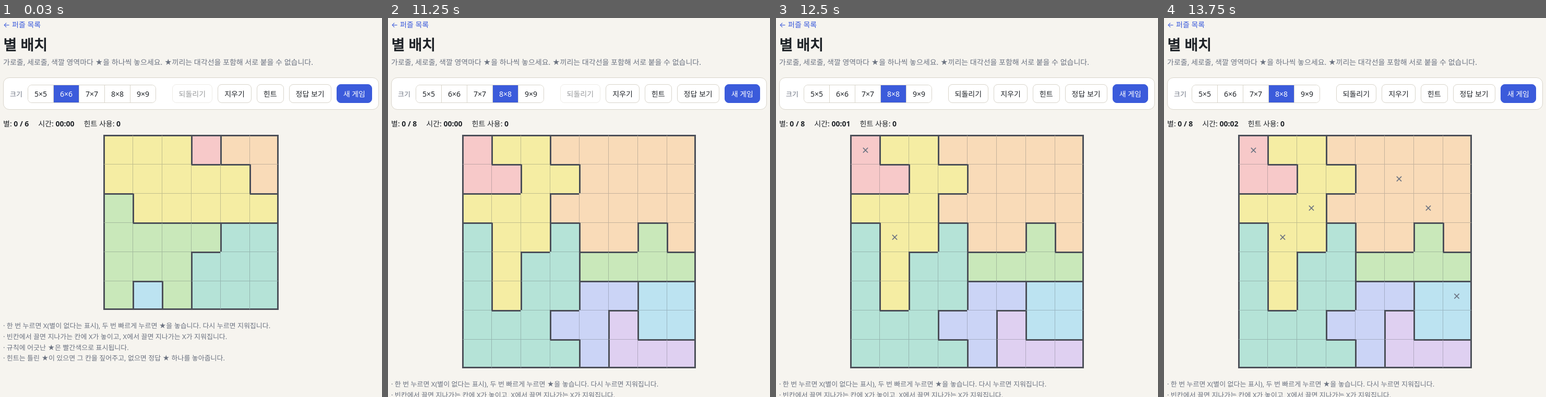
Above: before the commit, frames 1-4 (left to right).
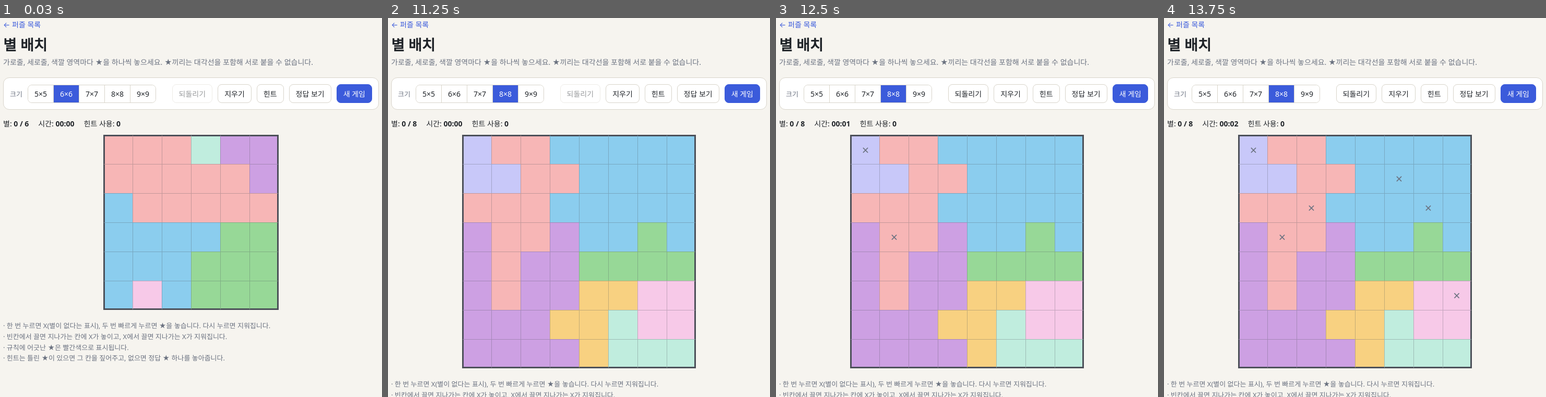
Above: after the commit, the same moments.

Repository: dndnpdpr-stack/puzzle-box
Game: browser game, page star-battle/index.html
Same seed, same stepped clock (60 frames per second), same inputs: the game is played once before the commit and once after it.
Inputs (mouse positions are in pixels of both pictures, inside the frame that each line leads up to):
- Up to frame 1 (0.03 s): no input
- Up to frame 2 (11.25 s): click (579, 222) at 0.27 s; click (579, 237) at 1.07 s; click "힌트" at 1.17 s; click (621, 150) at 1.67 s; click (502, 203) at 2.07 s; click "5×5" at 2.17 s; click (636, 237) at 2.67 s; press the mouse at (655, 184) at 3.07 s; click (579, 150) at 3.17 s; release the mouse at (579, 177) at 3.2 s; click (548, 264) at 3.67 s; click (636, 237) at 4.07 s; click (548, 150) at 4.17 s; click "정답 보기" at 4.67 s; click (483, 245) at 5.07 s; click (579, 207) at 5.17 s; click (521, 177) at 5.67 s; press the mouse at (579, 177) at 6.07 s; click "★" at 6.17 s; release the mouse at (540, 260) at 6.2 s; click (636, 207) at 6.67 s; click (693, 215) at 7.07 s; click "★" at 7.17 s; click (609, 237) at 7.67 s; click (464, 207) at 8.07 s; click (521, 264) at 8.17 s; click (579, 237) at 8.67 s; press the mouse at (540, 260) at 9.07 s; click (548, 207) at 9.17 s; release the mouse at (502, 192) at 9.2 s; click "★" at 9.67 s; click "새 게임" at 10.02 s; click (617, 158) at 10.07 s; click (609, 177) at 10.17 s; click (521, 237) at 10.67 s; click (579, 222) at 11.07 s; click "8×8" at 11.17 s
- Up to frame 3 (12.5 s): click (863, 150) at 11.67 s; press the mouse at (890, 226) at 12.07 s; click (1009, 264) at 12.17 s; release the mouse at (871, 309) at 12.2 s
- Up to frame 4 (13.75 s): click (1458, 294) at 12.67 s; click (1431, 215) at 13.07 s; click (1312, 207) at 13.17 s; click (1397, 177) at 13.67 s

The runs differ from the first frame. In frame 1, 20% of the frame differs, in the area x 27-73%, y 30-77%; in frame 2, 37%, in the area x 19-81%, y 30-93%; in frame 3, 37%; in frame 4, 37%.

Commit message:
별 배치: 영역 경계선을 없애고 바깥 테두리만 굵게, 붙은 영역에는 색상환에서 먼 색 배정
Co-Authored-By: Claude Opus 5.5 <noreply@anthropic.com>

Diff:
--- a/star-battle/index.html
+++ b/star-battle/index.html
@@ -7,16 +7,17 @@
 <link rel="stylesheet" href="../common.css">
 <style>
   :root {
-    --r0: hsl(0 75% 88%);   --r1: hsl(32 85% 85%);  --r2: hsl(54 80% 80%);
-    --r3: hsl(100 50% 82%); --r4: hsl(165 45% 80%); --r5: hsl(195 65% 84%);
-    --r6: hsl(228 70% 88%); --r7: hsl(268 55% 88%); --r8: hsl(318 55% 88%);
+    /* 영역 색 9개: 색상환을 40°씩 나눈 파스텔(번호 순서 = 색상 순서). 이웃 번호끼리 밝기도 번갈아 달리 해 구분을 돕는다 */
+    --c0: hsl(0 80% 84%);   --c1: hsl(40 90% 74%);  --c2: hsl(80 60% 84%);
+    --c3: hsl(120 45% 72%); --c4: hsl(160 55% 84%); --c5: hsl(200 75% 74%);
+    --c6: hsl(240 80% 88%); --c7: hsl(280 55% 76%); --c8: hsl(320 75% 88%);
     --wall: #4b4f58;
   }
   @media (prefers-color-scheme: dark) {
     :root {
-      --r0: hsl(0 35% 30%);   --r1: hsl(30 40% 28%);  --r2: hsl(54 35% 26%);
-      --r3: hsl(100 25% 26%); --r4: hsl(165 30% 24%); --r5: hsl(195 40% 27%);
-      --r6: hsl(228 35% 32%); --r7: hsl(268 30% 32%); --r8: hsl(318 30% 30%);
+      --c0: hsl(0 45% 32%);   --c1: hsl(40 50% 24%);  --c2: hsl(80 35% 30%);
+      --c3: hsl(120 30% 22%); --c4: hsl(160 40% 29%); --c5: hsl(200 50% 24%);
+      --c6: hsl(240 40% 38%); --c7: hsl(280 32% 27%); --c8: hsl(320 40% 34%);
       --wall: #c9ced6;
     }
   }
@@ -111,8 +112,36 @@
   board.style.setProperty('--cs', cs + 'px');
 }
 
+// 서로 붙은 영역에는 색상환에서 멀리 떨어진 색을 준다(경계선 없이 색만으로 구분되도록).
+// 붙은 영역 쌍의 색 거리(색상환 단계, 최대 4)의 최솟값이 가장 크게 되는 배정을 백트래킹으로 찾는다. 색 시도 순서는 무작위.
+const COLORS = 9;
+let regionColor = [];
+function assignColors() {
+  const nb = Array.from({ length: n }, () => new Set());
+  for (let r = 0; r < n; r++)
+    for (let c = 0; c < n; c++)
+      for (const [a, b] of [[r + 1, c], [r, c + 1]])
+        if (a < n && b < n && regions[a][b] !== regions[r][c]) { nb[regions[r][c]].add(regions[a][b]); nb[regions[a][b]].add(regions[r][c]); }
+  const dist = (i, j) => { const d = Math.abs(i - j); return Math.min(d, COLORS - d); };
+  const order = [...Array(COLORS).keys()].sort(() => Math.random() - 0.5);
+  const col = Array(n).fill(-1), used = Array(COLORS).fill(false);
+  function fill(i, gap) {
+    if (i === n) return true;
+    for (const k of order) {
+      if (used[k] || [...nb[i]].some((j) => col[j] >= 0 && dist(k, col[j]) < gap)) continue;
+      used[k] = true; col[i] = k;
+      if (fill(i + 1, gap)) return true;
+      used[k] = false; col[i] = -1;
+    }
+    return false;
+  }
+  for (let gap = 4; gap >= 1; gap--) if (fill(0, gap)) break;
+  regionColor = col;
+}
+
 function build() {
   const board = $('board');
+  assignColors();
   sizeBoard();
   board.style.setProperty('--n', n);
   board.innerHTML = '';
@@ -123,10 +152,10 @@
     for (let c = 0; c < n; c++) {
       const b = document.createElement('button');
       b.className = 'cell';
-      b.style.background = `var(--r${regions[r][c]})`;
-      // 칸마다 위·왼쪽 선만 그린다(영역이 바뀌면 굵게). 바깥 테두리는 아래·오른쪽도.
-      b.style.borderTop = r === 0 || regions[r - 1][c] !== regions[r][c] ? wall : thin;
-      b.style.borderLeft = c === 0 || regions[r][c - 1] !== regions[r][c] ? wall : thin;
+      b.style.background = `var(--c${regionColor[regions[r][c]]})`;
+      // 영역은 색으로만 구분한다. 칸 사이는 옅은 선, 판 바깥 테두리만 굵게.
+      b.style.borderTop = r === 0 ? wall : thin;
+      b.style.borderLeft = c === 0 ? wall : thin;
       if (r === n - 1) b.style.borderBottom = wall;
       if (c === n - 1) b.style.borderRight = wall;
       b.dataset.r = r; b.dataset.c = c;
